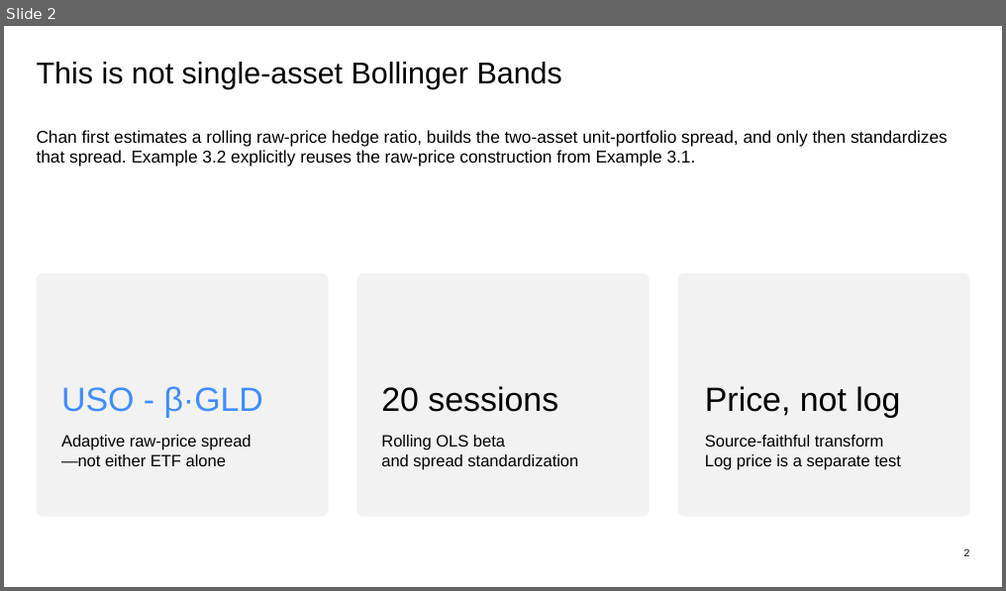
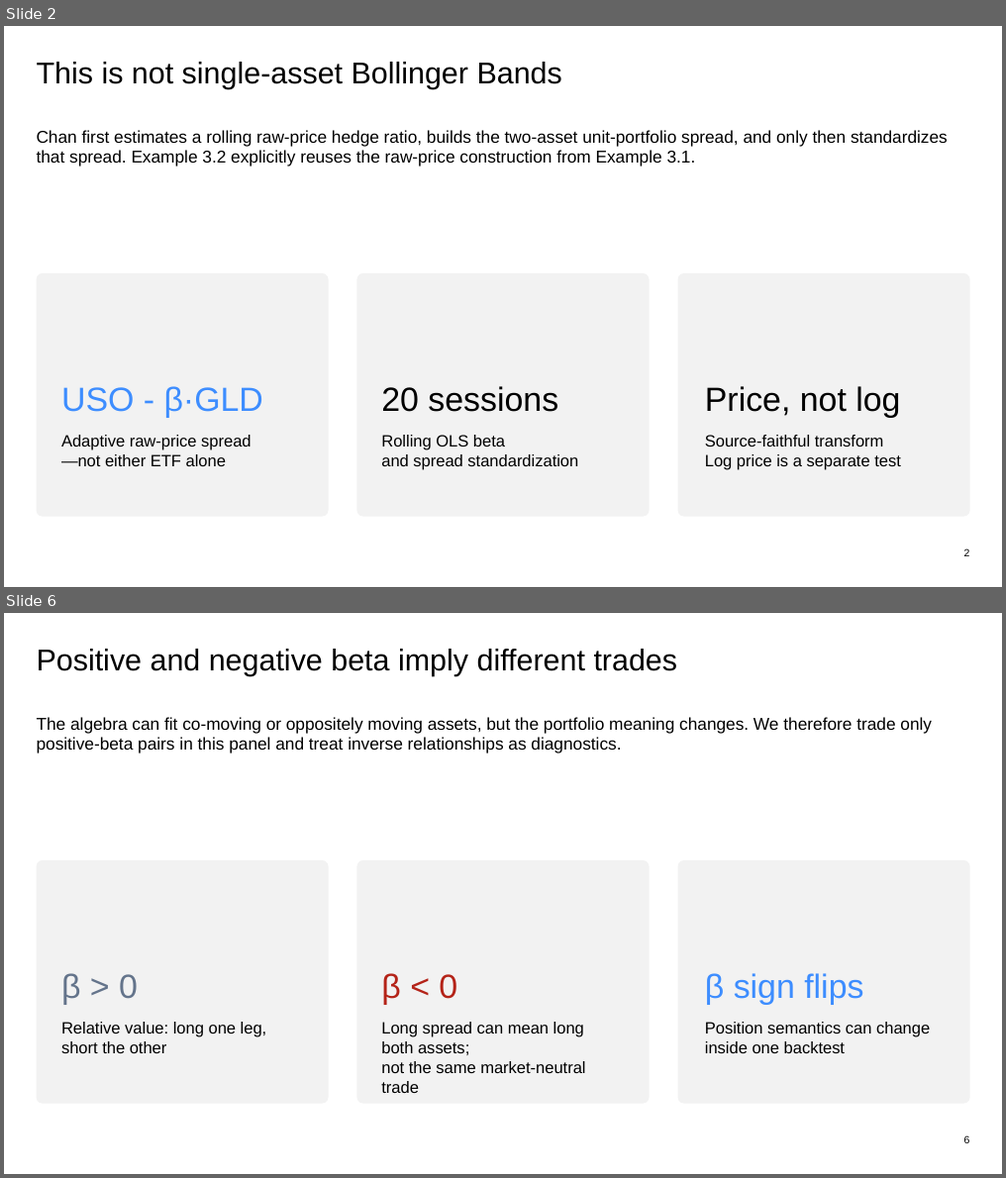
Before and after one commit to Francisc0Franc0/Time-Series-Modeling-Gen5, a slide deck: presentations/gen5_lit_mr_02_1_bollinger_evidence.pptx. Shown one above the other, each under a label of ours: slide 2 before the commit, slides 2 and 6 after it; the slides between them are not shown. The pictures are 1006x591 and 1006x1178 pixels, drawn with LibreOffice and Linux fonts; fonts in the diff are those of the drawing. Boxes give left, top, right and bottom in pixels: in the first picture for what was removed or moved away, otherwise in the second. Text is boxed around its words. In the diff, an @@ line names an element or a change of style, - is before the commit and + after.

Commit message:
feat: add LIT-MR-02.1 fixed pair panel

```diff
--- a/presentations/gen5_lit_mr_02_1_bollinger_evidence.pptx
+++ b/presentations/gen5_lit_mr_02_1_bollinger_evidence.pptx
@@ slide 6 added at <box>4,613,1002,1174</box>, background #FFFFFF @@
@@ text added at <box>37,649,678,676</box>, 29 pt, text #000000 @@
+Positive and negative beta imply different trades
@@ text added at <box>37,717,932,754</box>, 16.5 pt, text #000000 @@
+The algebra can fit co-moving or oppositely moving assets, but the portfolio meaning changes. We therefore trade only positive-beta pairs in this panel and treat inverse relationships as diagnostics.
@@ rounded rectangle added at <box>37,861,328,1104</box>, fill #F2F2F2 @@
@@ rounded rectangle added at <box>357,861,649,1104</box>, fill #F2F2F2 @@
@@ rounded rectangle added at <box>678,861,969,1104</box>, fill #F2F2F2 @@
@@ text added at <box>61,973,138,1004</box>, 32.2 pt, text #64748B @@
+β > 0
@@ text added at <box>381,973,457,1004</box>, 32.2 pt, text #B42318 @@
+β < 0
@@ text added at <box>705,973,863,1004</box>, 32.2 pt, text #3D8DFF @@
+β sign flips
@@ text added at <box>61,1022,267,1054</box>, 15.8 pt, text #000000 @@
+Relative value: long one leg,
+short the other
@@ text added at <box>381,1022,585,1093</box>, 15.8 pt, text #000000 @@
+Long spread can mean long both assets;
+not the same market-neutral trade
@@ text added at <box>705,1022,930,1054</box>, 15.8 pt, text #000000 @@
+Position semantics can change
+inside one backtest
@@ text added at <box>964,1136,970,1144</box>, 10 pt, text #000000 @@
+6
```
Also in this commit, not shown: 7 slides changed, 8 other slides added, 1 slide removed, 9 other files.
